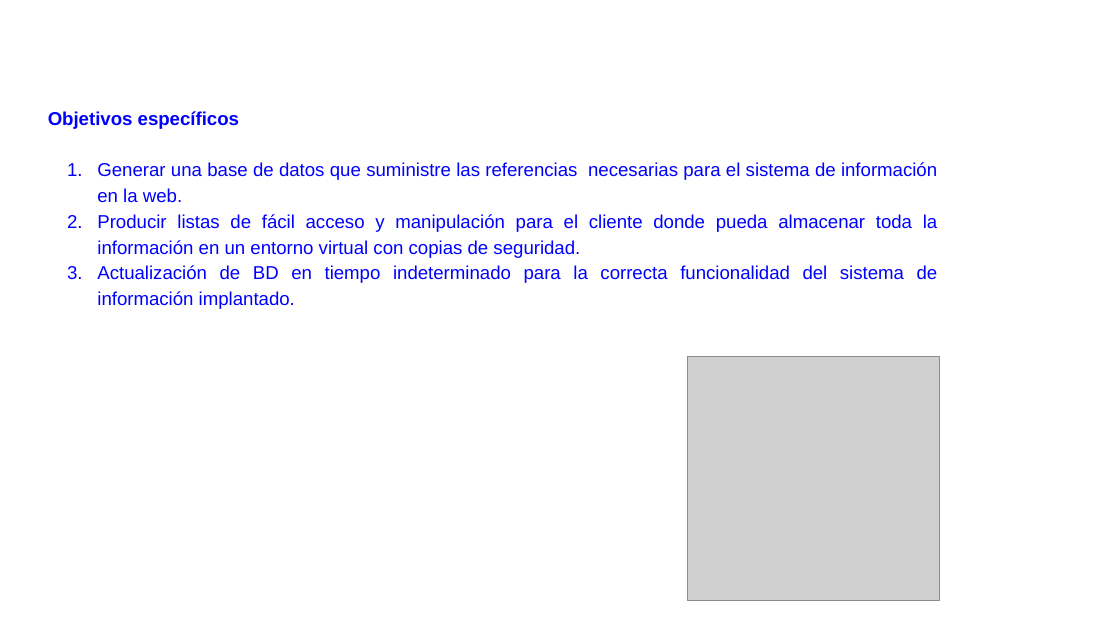
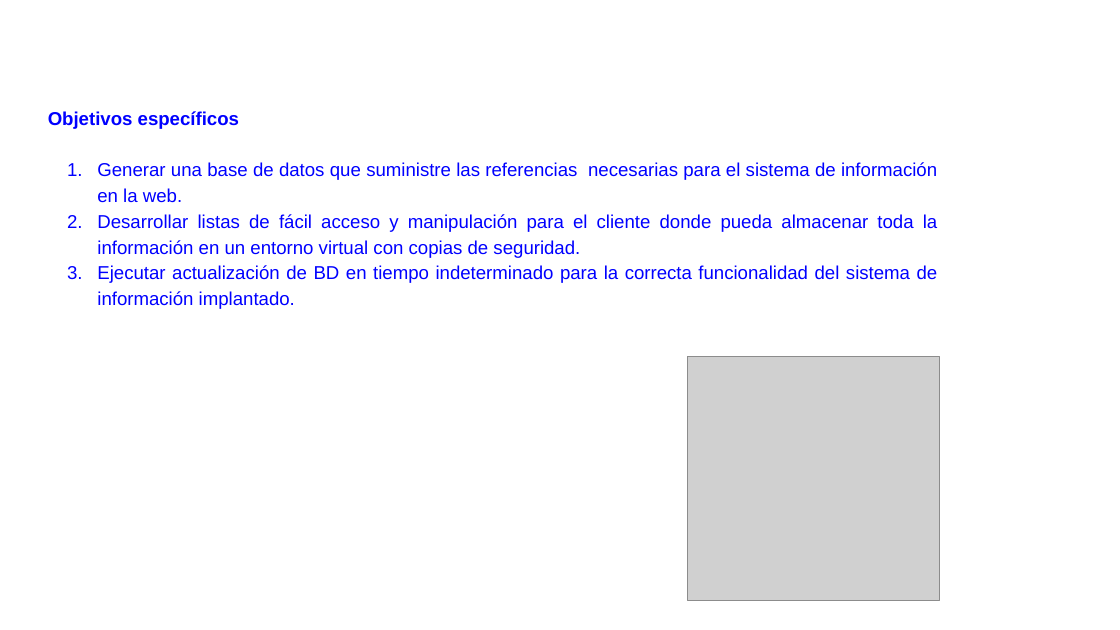
Before and after one commit to Stevenpc82/SOD-NiceJeans, a slide deck: slide 6 of 1.Presentacion de proyecto/PRESENTACION_AVANCES_PROYECTO 1.pptx. Drawn at 1120x630 pixels with LibreOffice and Linux fonts; fonts in the diff are those of the drawing; grey boxes stand for pictures; background and template pictures are left out. Boxes give left, top, right and bottom in pixels: in the first picture for what was removed or moved away, otherwise in the second. Text is boxed around its words. In the diff, an @@ line names an element or a change of style, - is before the commit and + after.

Commit message:
Sustentación de proyecto

```diff
--- a/1.Presentacion de proyecto/PRESENTACION_AVANCES_PROYECTO 1.pptx
+++ b/1.Presentacion de proyecto/PRESENTACION_AVANCES_PROYECTO 1.pptx
@@ text at bbox=[97, 214, 938, 309]: text changed @@
-2. Producir listas de fácil acceso y manipulación para el cliente donde pueda almacenar toda la información en un entorno virtual con copias de seguridad.
-3. Actualización de BD en tiempo indeterminado para la correcta funcionalidad del sistema de información implantado.
+2. Desarrollar listas de fácil acceso y manipulación para el cliente donde pueda almacenar toda la información en un entorno virtual con copias de seguridad.
+3. Ejecutar actualización de BD en tiempo indeterminado para la correcta funcionalidad del sistema de información implantado.
```
